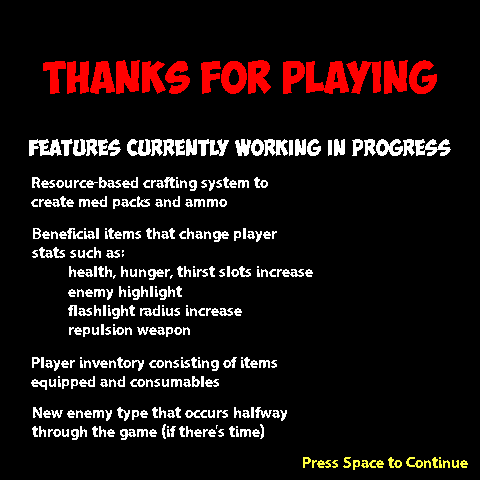
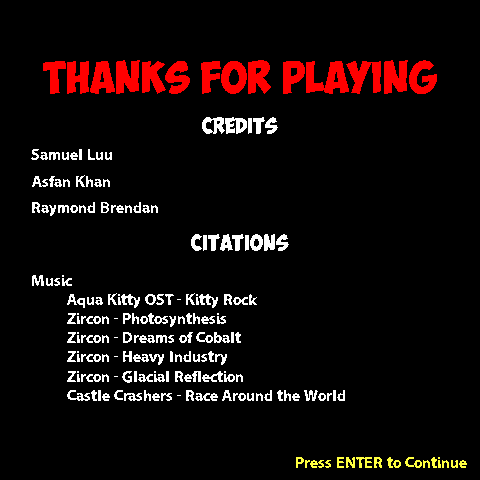
Layered file, before and after one edit (480 × 480). Changes by layer:
renamed "Press Space to Continue" to "Press ENTER to Continue", painted on it over [296, 457, 468, 470]
removed layer "New enemy type that occurs halfway through the game (if there's" over [32, 407, 287, 440]
added layer "Music Aqua Kitty OST - Kitty Rock Zircon - Photosynthesis Zi" above "Raymond Brendan" over [32, 275, 345, 401]
renamed "Player inventory consisting of items equipped and consumables" to "Raymond Brendan", painted on it over [31, 202, 277, 390]
renamed "Beneficial items that change player stats such as: health, hun" to "Asfan Khan", painted on it over [32, 175, 313, 337]
renamed "Resource-based crafting system to create med packs and ammo" to "Samuel Luu", painted on it over [31, 149, 268, 209]
added layer "CITATIONS" above "CREDITS" over [191, 234, 289, 251]
renamed "features currently working in progress" to "CREDITS", painted on it over [29, 117, 451, 156]
